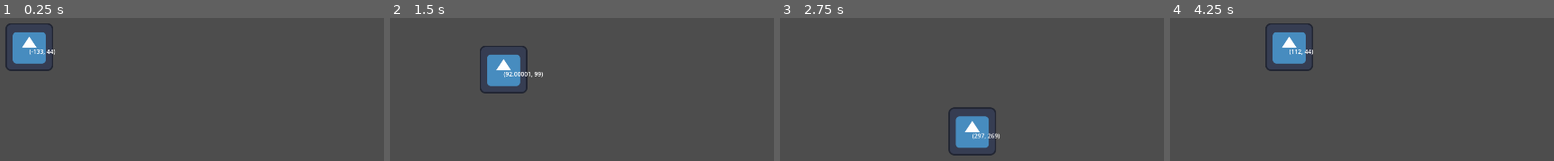
Above: before the commit, frames 1-4 (left to right).
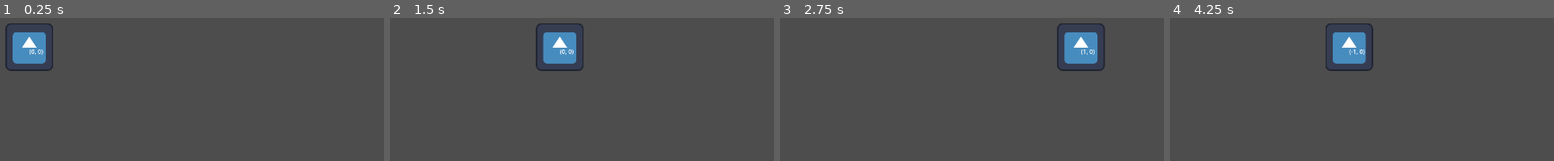
Above: after the commit, the same moments.

Repository: skycatminepokie/hackusu-25
Game: Godot game, scene res://Scenes/world.tscn
Same seed, same stepped clock (60 frames per second), same inputs: the game is played once before the commit and once after it. The engine's default icon, where the game draws it, is replaced by a stand-in: a white triangle on a blue panel in a dark square.
Inputs:
- Up to frame 1 (0.25 s): no input
- Up to frame 2 (1.5 s): tap Enter at 0.5 s; hold D (Right) 0.53-1.28 s; hold S (Down) from 1.28 s (still down)
- Up to frame 3 (2.75 s): release S (Down) at 2.03 s; hold D (Right) from 2.03 s (still down)
- Up to frame 4 (4.25 s): release D (Right) at 2.78 s; hold W (Up) 2.78-3.53 s; hold A (Left) from 3.53 s (still down)

The runs differ from the first frame. In frame 1, 0.1% of the frame differs, in the area x 8-15%, y 22-26%; in frame 2, 5.0%; in frame 3, 5.0%, in the area x 43-85%, y 3-97%; in frame 4, 5.0%.

Commit message:
broke movement for no diagnol

Diff:
--- a/Scripts/playermovement.gd
+++ b/Scripts/playermovement.gd
@@ -1,21 +1,26 @@
 extends CharacterBody2D
-const SPEED = 300
+const SPEED = 500
 @onready var label = $Label
 func _physics_process(delta: float)-> void:
+	var inputdirection = Vector2(0,0)
 	var screen_position = global_position
-	var inputdirection_y := Input.get_axis("Up", "Down")
-	var inputdirection_x := Input.get_axis("Left", "Right")
-	if inputdirection_y > 0:
-		velocity.y = SPEED
-	if inputdirection_y < 0:
-		velocity.y = SPEED * -1
-	if inputdirection_y == 0:
-		velocity.y = 0
-	if inputdirection_x < 0:
-		velocity.x = SPEED * -1
-	if inputdirection_x > 0:
-		velocity.x = SPEED
-	if inputdirection_x == 0:
-		velocity.x = 0
-	label.text = str(screen_position)
+	inputdirection.y == Input.get_axis("Up", "Down")
+	inputdirection.x = Input.get_axis("Left", "Right")
+	match inputdirection:
+		Vector2(0,0):
+			velocity = Vector2.ZERO
+		Vector2(1,0):
+			velocity = Vector2(SPEED,0)
+		Vector2(-1,0):
+			velocity = Vector2(SPEED * -1,0)
+		Vector2(0,-1):
+			velocity = Vector2(0,SPEED)
+		Vector2(0,1):
+			velocity = Vector2(0,SPEED * 1)
+
+	label.text = str(inputdirection)
+	if screen_position.y > 300 or screen_position.y < -300:
+		label.text = "I'm pushing the camera"
+	if screen_position.x > 600 or screen_position.x < -600:
+		label.text = "I'm pushing the camera"
 	move_and_slide()
